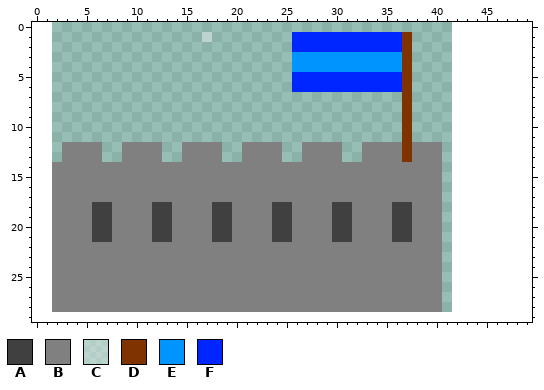
Pixel-art sprite -- InvadeTheCastle/InvadeTheCastle/InvadeTheCastleContent/LinnanKuva1.png. Above, as it was before the edit.
The file is 40x30 pixels. Pixels under 10% opacity are left out. The old version is drawn lined up with the new one, on the new canvas.
Palette (. is transparent): A #404040  B #808080  C #ffffff5a  D #7f3300  E #0094ff  F #0026ff
Pixels before, first column x 2:
 1 ...............C........FFFFFFFFFFFD...
 2 ........................FFFFFFFFFFFD...
 3 ........................EEEEEEEEEEED...
 4 ........................EEEEEEEEEEED...
 5 ........................FFFFFFFFFFFD...
 6 ........................FFFFFFFFFFFD...
 7 ...................................D...
 8 ...................................D...
 9 ...................................D...
10 ...................................D...
11 ...................................D...
12 .BBBB..BBBB..BBBB..BBBB..BBBB..BBBBDBBB
13 .BBBB..BBBB..BBBB..BBBB..BBBB..BBBBDBBB
14 BBBBBBBBBBBBBBBBBBBBBBBBBBBBBBBBBBBBBBB
15 BBBBBBBBBBBBBBBBBBBBBBBBBBBBBBBBBBBBBBB
16 BBBBBBBBBBBBBBBBBBBBBBBBBBBBBBBBBBBBBBB
17 BBBBBBBBBBBBBBBBBBBBBBBBBBBBBBBBBBBBBBB
18 BBBBAABBBBAABBBBAABBBBAABBBBAABBBBAABBB
19 BBBBAABBBBAABBBBAABBBBAABBBBAABBBBAABBB
20 BBBBAABBBBAABBBBAABBBBAABBBBAABBBBAABBB
21 BBBBAABBBBAABBBBAABBBBAABBBBAABBBBAABBB
22 BBBBBBBBBBBBBBBBBBBBBBBBBBBBBBBBBBBBBBB
23 BBBBBBBBBBBBBBBBBBBBBBBBBBBBBBBBBBBBBBB
24 BBBBBBBBBBBBBBBBBBBBBBBBBBBBBBBBBBBBBBB
25 BBBBBBBBBBBBBBBBBBBBBBBBBBBBBBBBBBBBBBB
26 BBBBBBBBBBBBBBBBBBBBBBBBBBBBBBBBBBBBBBB
27 BBBBBBBBBBBBBBBBBBBBBBBBBBBBBBBBBBBBBBB
28 BBBBBBBBBBBBBBBBBBBBBBBBBBBBBBBBBBBBBBB
The same view after the edit:
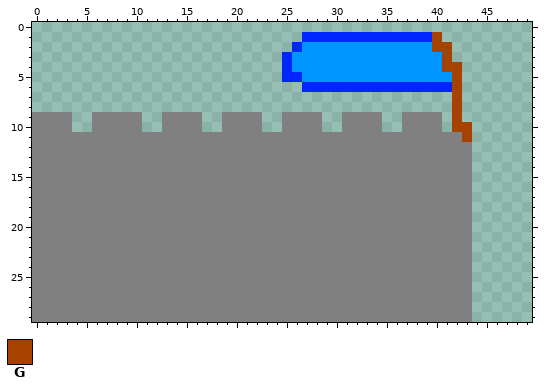
Colours new in this view: G #a54200
From old to new:
canvas 40x30 -> 50x30, the old top-left corner now at 2,-1 (the part of the old canvas that was cut away was empty and is not shown)
Changed rows in their new state; - is an unchanged pixel.
first column x 0:
 1 -----------------.--------.----------FFFG---
 2 ---------------------------EEEEEEEEEEEEEGG--
 3 -------------------------F-----------EEEEG--
 4 -------------------------F-----------EEEEGG-
 5 -------------------------F-EEEEEEEEEEEEEEEG-
 6 --------------------------.----------FFFFFG-
 7 -------------------------------------.----G-
 8 -------------------------------------.----G-
 9 BBBB--BBBBB--BBBB--BBBB--BBBB--BBBB--BBBB-G-
10 BBBB--BBBBB--BBBB--BBBB--BBBB--BBBB--BBBB-GG
11 BBBBBBBBBBBBBBBBBBBBBBBBBBBBBBBBBBBBBBBBBBBG
12 BBB----BB----BB----BB----BB----BB----B---BBB
13 BBB----BB----BB----BB----BB----BB----B---BBB
14 BB---------------------------------------BBB
15 BB---------------------------------------BBB
16 BB---------------------------------------BBB
17 BB---------------------------------------BBB
18 BB----BB----BB----BB----BB----BB----BB---BBB
19 BB----BB----BB----BB----BB----BB----BB---BBB
20 BB----BB----BB----BB----BB----BB----BB---BBB
21 BB----BB----BB----BB----BB----BB----BB---BBB
22 BB---------------------------------------BBB
23 BB---------------------------------------BBB
24 BB---------------------------------------BBB
25 BB---------------------------------------BBB
26 BB---------------------------------------BBB
27 BB---------------------------------------BBB
28 BB---------------------------------------BBB
29 BBBBBBBBBBBBBBBBBBBBBBBBBBBBBBBBBBBBBBBBBBBB
